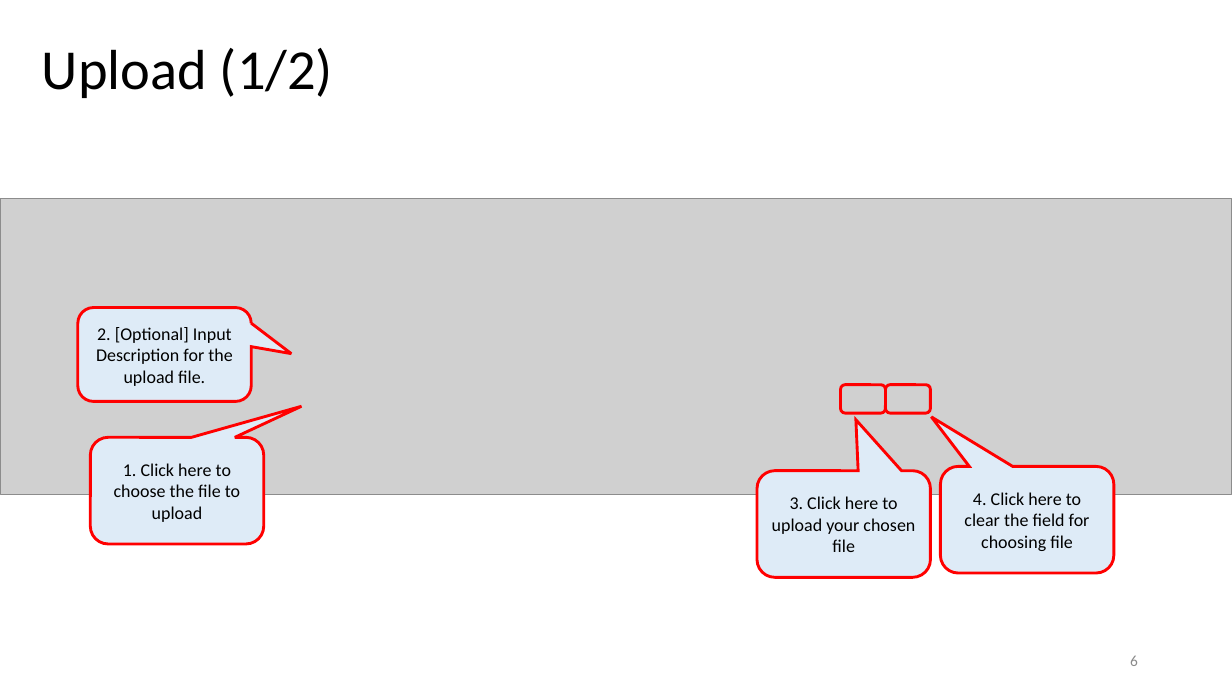
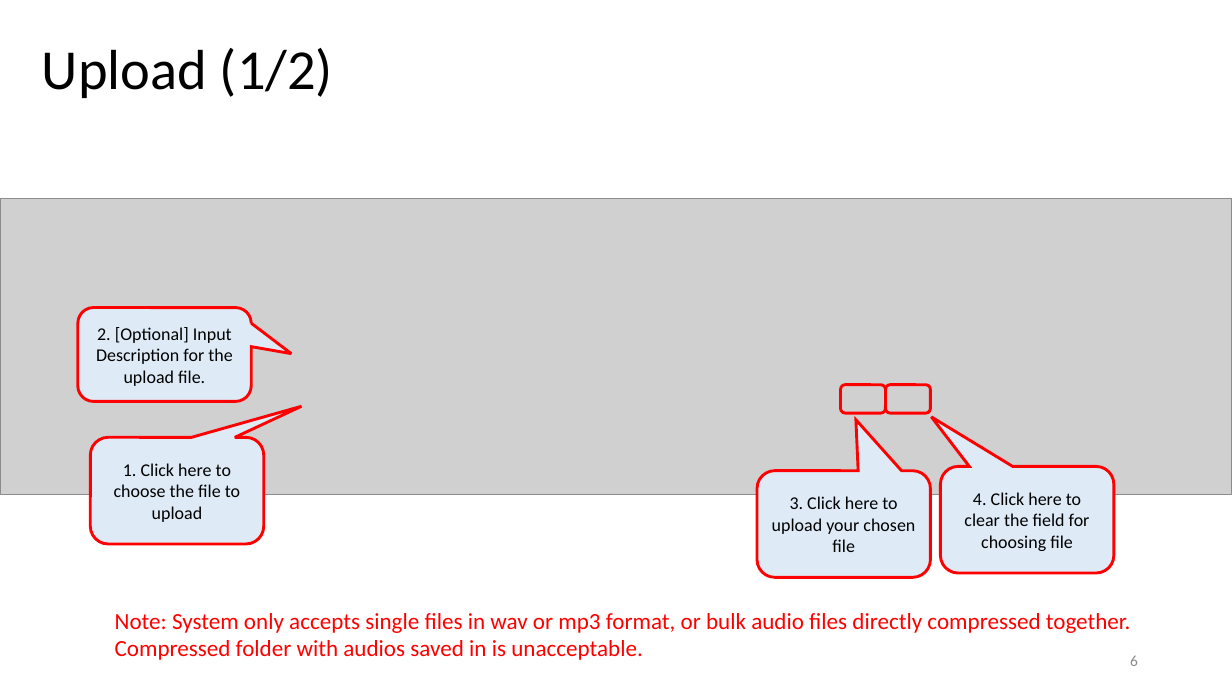
Before and after one commit to ZirconiumZr/UOB_SIT, a slide deck: slide 6 of uob_website/analysis/utils/Voice_To_Text_Analysis_Web_UserGuide.pptx. Drawn at 1232x693 pixels with LibreOffice and Linux fonts; fonts in the diff are those of the drawing; grey boxes stand for pictures. Boxes give left, top, right and bottom in pixels: in the first picture for what was removed or moved away, otherwise in the second. Text is boxed around its words. In the diff, an @@ line names an element or a change of style, - is before the commit and + after.

Commit message:
update user guide file

```diff
--- a/uob_website/analysis/utils/Voice_To_Text_Analysis_Web_UserGuide.pptx
+++ b/uob_website/analysis/utils/Voice_To_Text_Analysis_Web_UserGuide.pptx
@@ text added at (x1=115, y1=613, x2=1131, y2=660), 18 pt, text #FF0000 @@
+Note: System only accepts single files in wav or mp3 format, or bulk audio files directly compressed together.
+Compressed folder with audios saved in is unacceptable.
```
